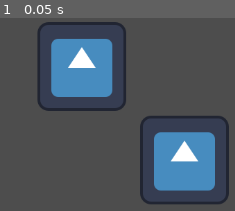
Above: before the commit, frame 1.
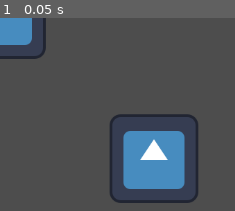
Above: after the commit, the same moment.

Repository: Anthycode/godot-game
Game: Godot game, scene res://node_2d.tscn
The game is run twice, just before and just after one commit, with the same random seed, the same clock (stepped at 60 frames per second) and the same inputs. The project has no main scene, so this scene is started directly. The engine's default icon, where the game draws it, is replaced by a stand-in: a white triangle on a blue panel in a dark square.
Inputs:
- Up to frame 1 (0.05 s): no input

The runs differ from the first frame. In frame 1, 24% of the frame differs, in the area x 0-98%, y 0-97%.

Commit message:
Update node_2d.tscn

Diff:
--- a/node_2d.tscn
+++ b/node_2d.tscn
@@ -5,9 +5,21 @@
 [node name="Node2D" type="Node2D"]
 
 [node name="Icon" type="Sprite2D" parent="."]
-position = Vector2(118, 70)
+position = Vector2(222, 203)
 texture = ExtResource("1_76g64")
 
 [node name="Icon2" type="Sprite2D" parent="."]
-position = Vector2(266, 205)
+position = Vector2(-234, -241)
 texture = ExtResource("1_76g64")
+
+[node name="Icon3" type="Sprite2D" parent="."]
+position = Vector2(-222, 201)
+texture = ExtResource("1_76g64")
+
+[node name="Icon4" type="Sprite2D" parent="."]
+position = Vector2(232, -249)
+texture = ExtResource("1_76g64")
+
+[node name="Icon5" type="Sprite2D" parent="."]
+position = Vector2(2, -5)
+texture = ExtResource("1_76g64")
